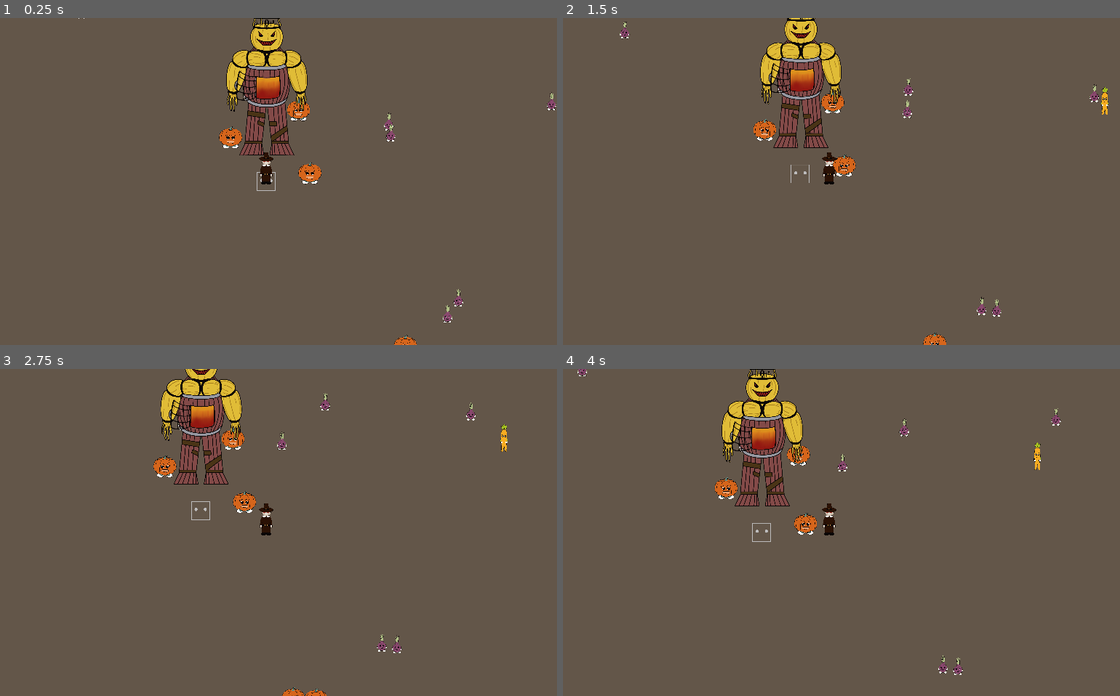
Above: before the commit, frames 1-4 (two rows, left to right).
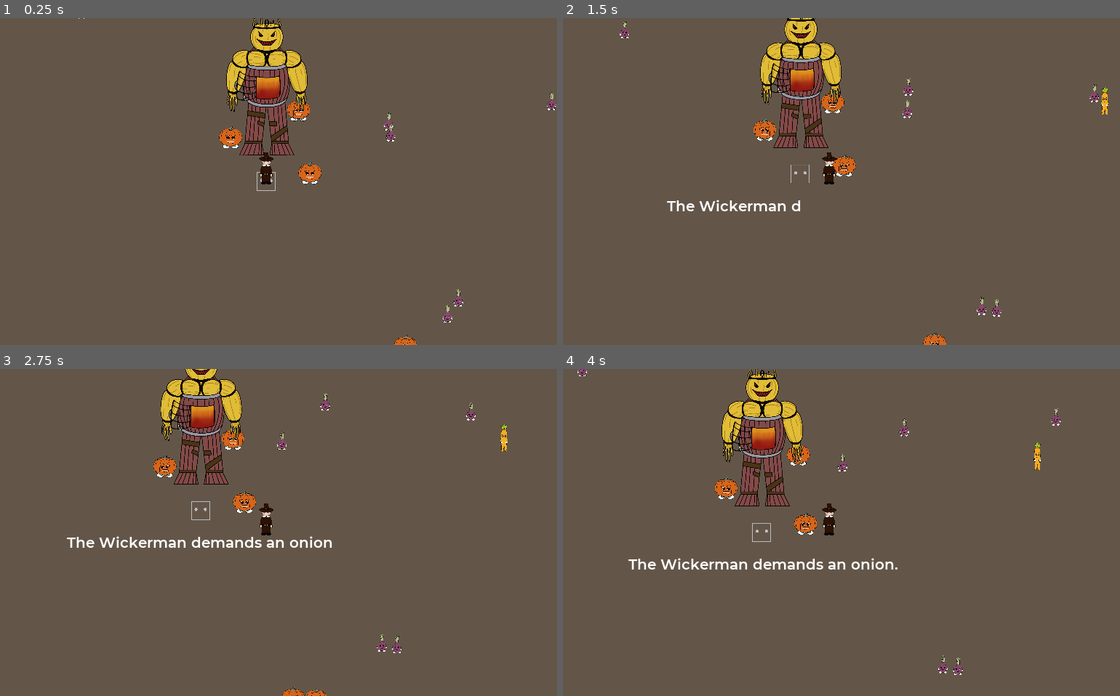
Above: after the commit, the same moments.

Repository: Ivorforce/Wickerman
Game: Godot game, scene res://Levels/Main.tscn
Same seed, same stepped clock (60 frames per second), same inputs: the game is played once before the commit and once after it. This scene is started directly instead of the project's main scene.
Inputs:
- Up to frame 1 (0.25 s): no input
- Up to frame 2 (1.5 s): tap Enter (action) at 0.5, 0.6 s; hold Right (right) 0.53-1.28 s; hold Down (down) from 1.28 s (still down); tap Space (attack) at 1.35 s
- Up to frame 3 (2.75 s): release Down (down) at 2.03 s; hold Right (right) from 2.03 s (still down); tap Enter (action) at 2.1 s
- Up to frame 4 (4 s): release Right (right) at 2.78 s; hold Up (up) 2.78-3.53 s; tap Space (attack) at 2.85 s; hold A (left) from 3.53 s (still down); tap Enter (action) at 3.6 s

The runs differ from the first frame. In frame 1, less than 0.1% of the frame differs, in the area x 45-51%, y 0-1%; in frame 2, 0.4%; in frame 3, 0.7%; in frame 4, 0.7%, in the area x 11-61%, y 0-62%.

Commit message:
Add text and remove the image.

Diff:
--- a/Actors/Wickerman/Wickerman.gd
+++ b/Actors/Wickerman/Wickerman.gd
@@ -8,19 +8,26 @@
 
 var current_demand: NPC = null
 
-onready var demand_speech_bubble = $"../../WickermanDemandSpeech"
+onready var demand_image_bubble = $"../../WickermanDemandImage"
+onready var demand_speech_bubble: DemandText = $"../../WickermanDemandText"
 
 
 func _ready():
 	next_demand()
 
 func next_demand():
-	var EntityType = [CarrotEntity, OnionEntity, PumpkinEntity][randi() % 3]
+	var vegetable_type := randi() % 3
+	var EntityType = [CarrotEntity, OnionEntity, PumpkinEntity][vegetable_type]
 
 	current_demand = EntityType.instance()
 	current_demand.get_node("MovementController").queue_free()
 	current_demand.get_node("CollisionShape2D").queue_free()
-	demand_speech_bubble.add_child(current_demand)
+	demand_image_bubble.add_child(current_demand)
+
+	var text = "The Wickerman demands a carrot." if vegetable_type == 0 else \
+		"The Wickerman demands an onion." if vegetable_type == 1 else \
+		"The Wickerman demands a pumpkin."
+	demand_speech_bubble.set_text(text)
 
 func try_sacrifice(corpse: Corpse):
 	if current_demand == null:
@@ -29,7 +36,7 @@
 	if current_demand.vegetable_type == corpse.vegetable_type:
 		Freezer.next_freeze_s += 0.05
 
-		var post_process: PostProcess = $"/root/Game/PostProcess"
+		var post_process: PostProcess = $"/root/Game/CanvasLayer/PostProcess"
 		post_process.screen_flash_s = 0.1
 		post_process.screen_shake_s = 0.2
 
--- /dev/null
+++ b/Levels/DemandText.gd
@@ -0,0 +1,14 @@
+extends Label
+class_name DemandText
+
+
+func set_text(text: String):
+	$Tween.stop_all()
+
+	self.percent_visible = 0
+	self.text = text
+	$Tween.interpolate_property(
+		self, "percent_visible",
+		0, 1, 3, Tween.TRANS_CUBIC, Tween.EASE_IN_OUT
+	)
+	$Tween.start()
--- a/Levels/Level1.tscn
+++ b/Levels/Level1.tscn
@@ -30,5 +30,6 @@
 [node name="Wickerman" parent="Entities" instance=ExtResource( 2 )]
 position = Vector2( 5, 36 )
 
-[node name="WickermanDemandSpeech" parent="." instance=ExtResource( 4 )]
+[node name="WickermanDemandImage" parent="." instance=ExtResource( 4 )]
+visible = false
 position = Vector2( 5, -414 )
--- a/Levels/Main.tscn
+++ b/Levels/Main.tscn
@@ -6,11 +6,29 @@
 [ext_resource path="res://Actors/Player/Player.tscn" type="PackedScene" id=4]
 [ext_resource path="res://Shaders/PostProcess.gd" type="Script" id=5]
 [ext_resource path="res://Shaders/PostProcessEffects.tres" type="Material" id=6]
+[ext_resource path="res://Levels/Montserrat-SemiBold.ttf" type="DynamicFontData" id=7]
+[ext_resource path="res://Levels/DemandText.gd" type="Script" id=8]
+
+[sub_resource type="DynamicFont" id=1]
+size = 50
+font_data = ExtResource( 7 )
 
 [node name="Game" type="Node2D"]
 
 [node name="Level1" parent="." instance=ExtResource( 2 )]
 position = Vector2( 984, 536 )
+
+[node name="WickermanDemandText" type="Label" parent="Level1"]
+unique_name_in_owner = true
+margin_left = -438.0
+margin_top = 241.0
+margin_right = 467.0
+margin_bottom = 303.0
+custom_fonts/font = SubResource( 1 )
+text = "The wickerman demands an onion."
+script = ExtResource( 8 )
+
+[node name="Tween" type="Tween" parent="Level1/WickermanDemandText"]
 
 [node name="Player" parent="Level1/Entities" index="1" instance=ExtResource( 4 )]
 position = Vector2( 2, 165 )
@@ -40,7 +58,9 @@
 
 [node name="FX" type="Node2D" parent="."]
 
-[node name="PostProcess" type="ColorRect" parent="."]
+[node name="CanvasLayer" type="CanvasLayer" parent="."]
+
+[node name="PostProcess" type="ColorRect" parent="CanvasLayer"]
 unique_name_in_owner = true
 material = ExtResource( 6 )
 margin_right = 2035.0
--- a/project.godot
+++ b/project.godot
@@ -18,6 +18,11 @@
 "class": "Corpse",
 "language": "GDScript",
 "path": "res://Actors/NPC/Corpse.gd"
+}, {
+"base": "Label",
+"class": "DemandText",
+"language": "GDScript",
+"path": "res://Levels/DemandText.gd"
 }, {
 "base": "KinematicBody2D",
 "class": "NPC",
@@ -47,6 +52,7 @@
 _global_script_class_icons={
 "Attackable": "",
 "Corpse": "",
+"DemandText": "",
 "NPC": "",
 "PlayerAttackFX": "",
 "PlayerController": "",
Not shown: 1 places in Levels/Main.tscn that only renumber resources
